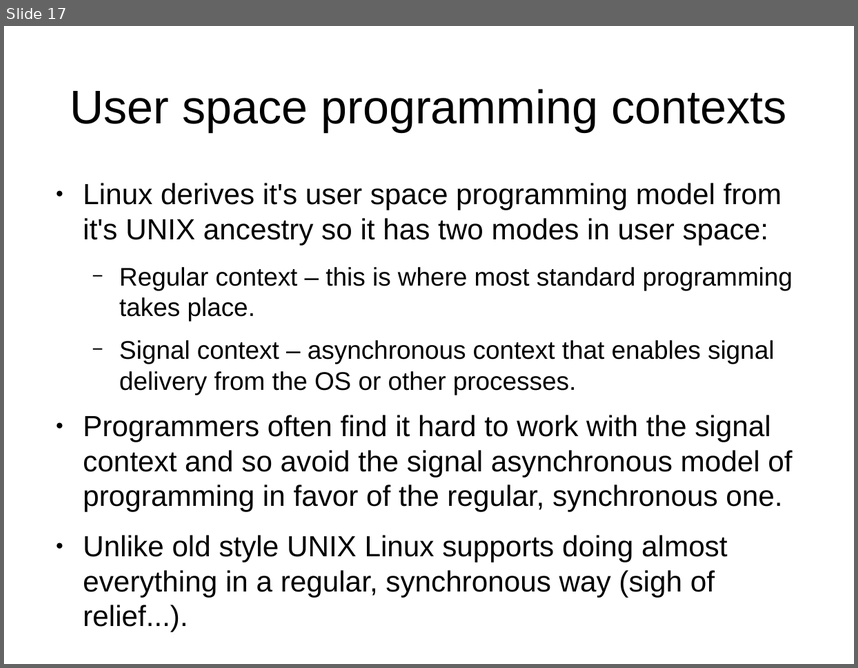
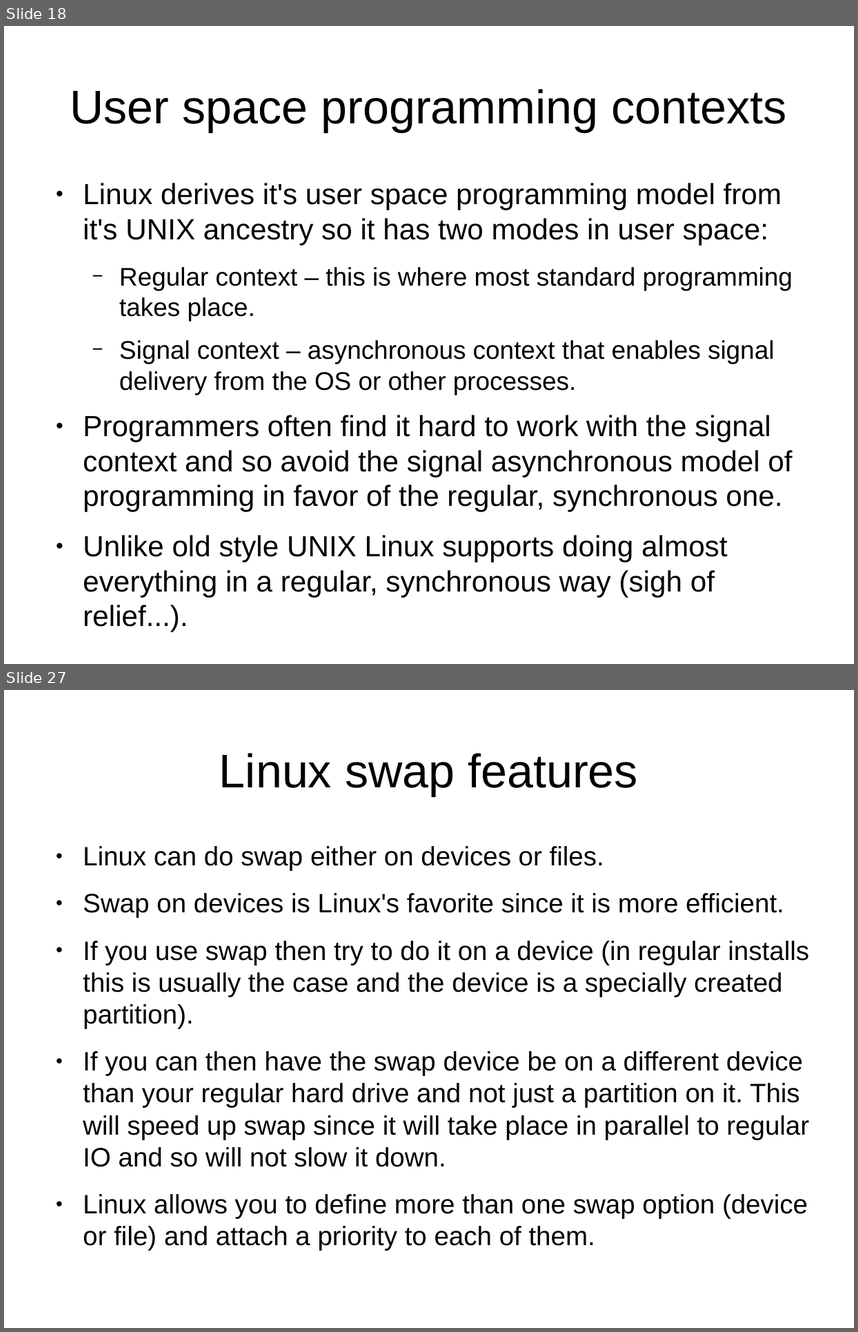
Before and after one commit to veltzer/demos-linux, a slide deck: doc/odp/linux_monitoring_and_debugging.odp. Shown one above the other, each under a label of ours: slide 17 before the commit, slides 18 and 27 after it; the slides between them are not shown. The pictures are 858x668 and 858x1332 pixels, drawn with LibreOffice and Linux fonts; fonts in the diff are those of the drawing. Boxes give left, top, right and bottom in pixels: in the first picture for what was removed or moved away, otherwise in the second. Text is boxed around its words. In the diff, an @@ line names an element or a change of style, - is before the commit and + after.

```diff
--- a/doc/odp/linux_monitoring_and_debugging.odp
+++ b/doc/odp/linux_monitoring_and_debugging.odp
@@ slide 27 added at (4,690,854,1328), background #FFFFFF @@
@@ title added at (219,753,638,796), 44 pt, text #000000 @@
+Linux swap features
@@ text added at (83,846,809,1219), 24.8 pt, text #000000 @@
+● Linux can do swap either on devices or files.
+● Swap on devices is Linux's favorite since it is more efficient.
+● If you use swap then try to do it on a device (in regular installs this is usually the case and the device is a specially created partition).
+● If you can then have the swap device be on a different device than your regular hard drive and not just a partition on it. This will speed up swap since it will take place in parallel to regular IO and so will not slow it down.
+● Linux allows you to define more than one swap option (device or file) and attach a priority to each of them.
@@ what was slide 17 is now slide 18 @@
```
Also in this commit, not shown: 14 other slides added.
